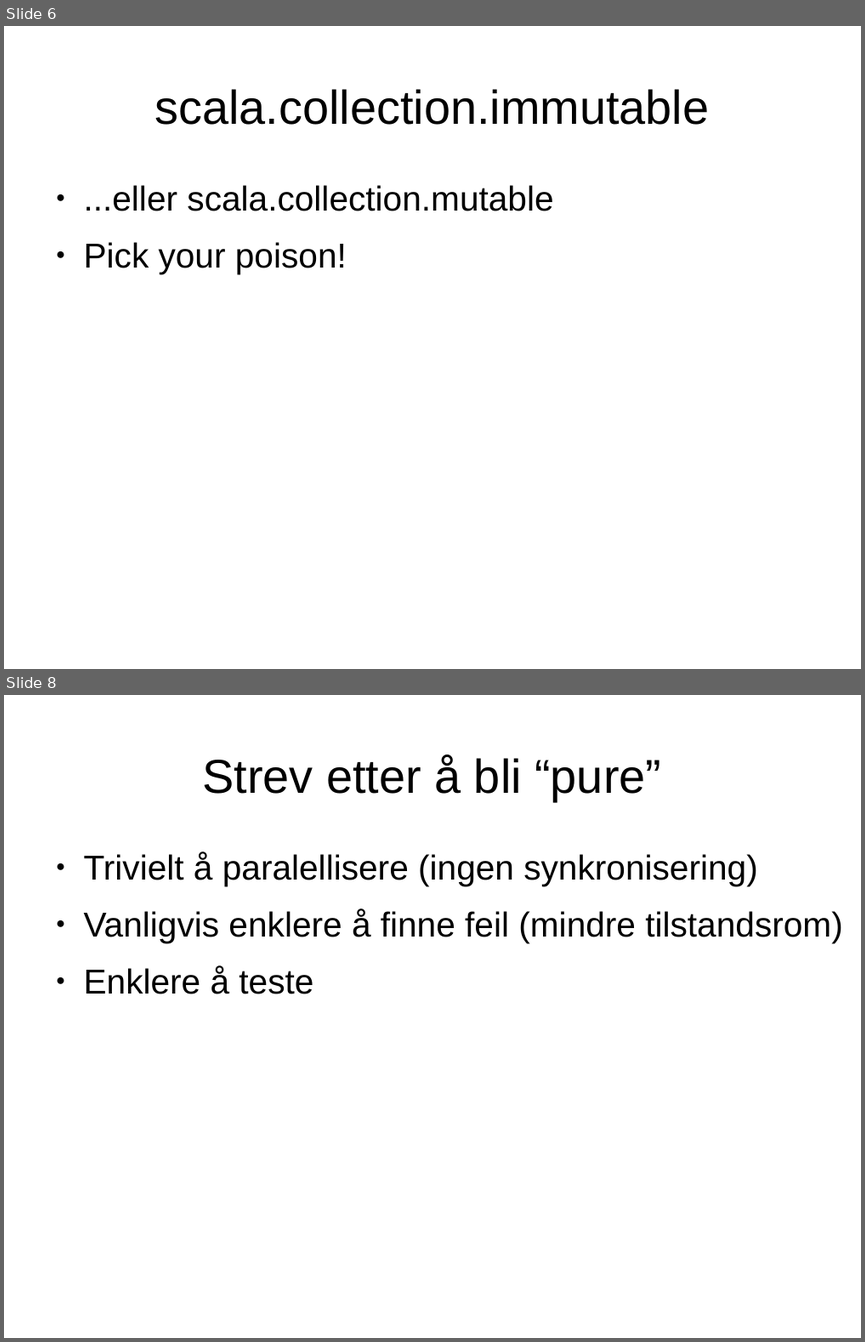
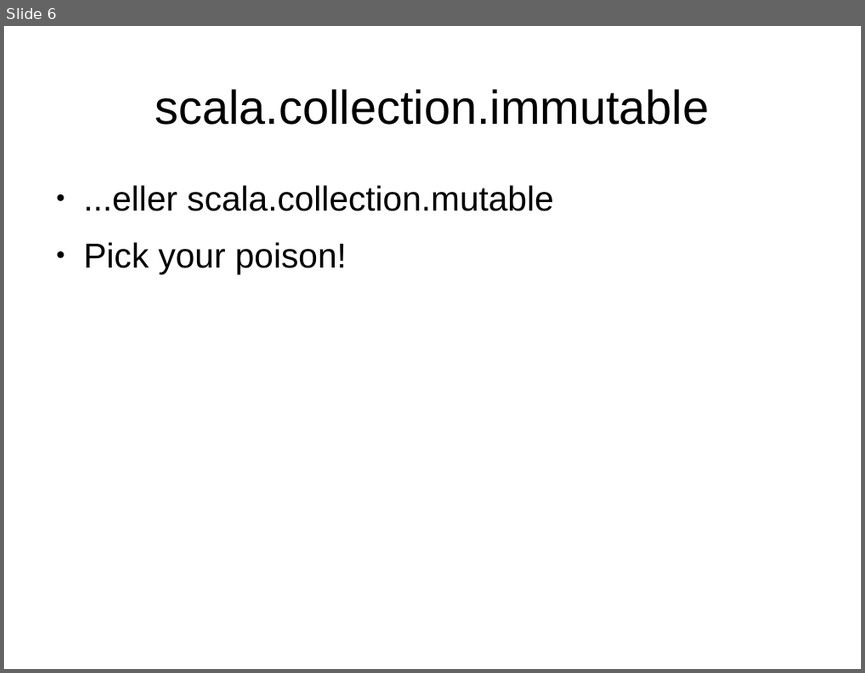
Before and after one commit to javaBin/scala-training-slides, a slide deck: 1.7 - funksjonell_programmering.odp. Shown one above the other, each under a label of ours: slides 6 and 8 before the commit, slide 6 after it; the slides between them are not shown. The pictures are 865x1342 and 865x673 pixels, drawn with LibreOffice and Linux fonts; fonts in the diff are those of the drawing; background and template pictures are left out. Boxes give left, top, right and bottom in pixels: in the first picture for what was removed or moved away, otherwise in the second. Text is boxed around its words. In the diff, an @@ line names an element or a change of style, - is before the commit and + after.

```diff
--- a/1.7 - funksjonell_programmering.odp
+++ b/1.7 - funksjonell_programmering.odp
@@ slide 8 removed at bbox=[4, 695, 861, 1338], background #FFFFFF @@
@@ title removed at bbox=[203, 755, 661, 801] @@
-Strev etter å bli “pure”
@@ text removed at bbox=[84, 852, 843, 994] @@
-● Trivielt å paralellisere (ingen synkronisering)
-● Vanligvis enklere å finne feil (mindre tilstandsrom)
-● Enklere å teste
```
Also in this commit, not shown: 3 slides changed, 4 slides added, 3 other slides removed.
